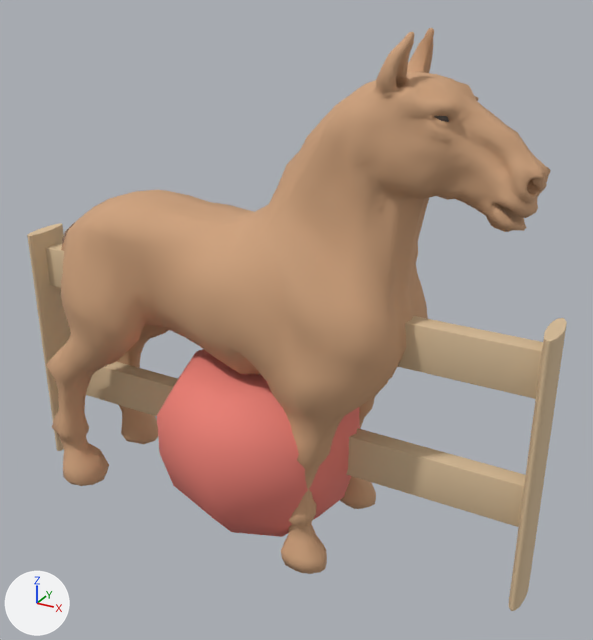
What one commit did to the Blender file art/horse.blend.
The view is the same before and after, from a 50 mm lens placed at (0.679, -1.11, 0.96), pointed at (0.061, 0.014, 0.398). Lighting does not change. The marker at lower left points along +X, +Y and +Z. The picture after the commit comes second.

Script lines for the objects in view, before the commit:
```python
mat_fruit = principled_material('Fruit')
mat_fruit.base_color = (0.86, 0.22, 0.18)  # red #ef8176
mat_fruit.roughness = 0.8
mat_hide = principled_material('Hide')
mat_hide.base_color = (0.62, 0.36, 0.2)  # brown #cea27c
mat_hide.roughness = 0.8
mat_timber = principled_material('Timber')
mat_timber.base_color = (0.7, 0.52, 0.32)  # beige #dabf99
mat_timber.roughness = 0.8
me_apple_fruit = bpy.data.meshes.new('Apple_Fruit')
me_apple_fruit.from_pydata(...)  # 58 vertices, 56 faces; spans x -0.186..0.186, y -0.186..0.186, z 0.0..0.321
me_apple_fruit.polygons.foreach_set('use_smooth', [True] * 56)
me_apple_fruit.materials.append(mat_fruit)  # red #ef8176
me_fence_timber_001 = bpy.data.meshes.new('Fence_Timber.001')
me_fence_timber_001.from_pydata(...)  # 612 vertices, 600 faces; spans x -0.5..0.5, y -0.045..0.045, z 0.0..0.48
me_fence_timber_001.polygons.foreach_set('use_smooth', [True] * 600)
me_fence_timber_001.materials.append(mat_timber)  # beige #dabf99
me_horse_body = bpy.data.meshes.new('Horse_Body')
me_horse_body.from_pydata(...)  # 3865 vertices, 3866 faces; spans x -0.45..0.45, y -0.149..0.149, z 0.0..0.874
me_horse_body.polygons.foreach_set('use_smooth', [True] * 3866)
me_horse_body.materials.append(mat_hide)  # brown #cea27c
ob_apple_fruit = bpy.data.objects.new('Apple_Fruit', me_apple_fruit)
ob_apple_fruit.location = (0.0, 0.0, 0.0)
ob_fence_timber = bpy.data.objects.new('Fence_Timber', me_fence_timber_001)
ob_fence_timber.location = (0.0, 0.0, 0.0)
_m = ob_fence_timber.modifiers.new('Bevel', 'BEVEL')
_m.width = 0.006
_m.width_pct = 0.006
_m.segments = 2
ob_horse_body = bpy.data.objects.new('Horse_Body', me_horse_body)
ob_horse_body.location = (0.0, 0.0, 0.0)
```
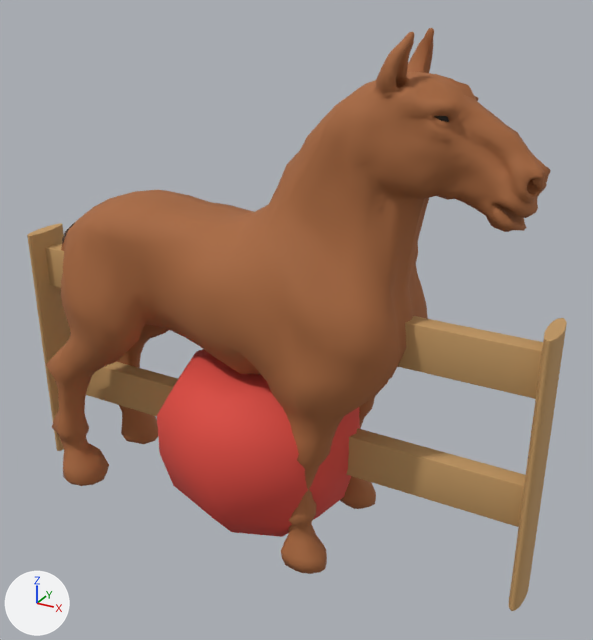
Pixel boxes [x1, y1, x2, y2] of what changed, in the pictures (593 x 640 px):
'Horse_Body', recoloured (darker): [46, 28, 550, 574] in both
'Fence_Timber', recoloured: [27, 223, 567, 611] in both
'Apple_Fruit', recoloured (darker): [157, 349, 360, 537] in both

The change, as a diff of the scene's bpy script:
```diff
--- a/art/horse.blend.py
+++ b/art/horse.blend.py
@@ mat_hide @@
 mat_hide = principled_material('Hide')
-mat_hide.base_color = (0.62, 0.36, 0.2)  # brown #cea27c
+mat_hide.base_color = (0.392, 0.138, 0.0452)  # brown #a8683c
 mat_hide.roughness = 0.8
@@ mat_timber @@
 mat_timber = principled_material('Timber')
-mat_timber.base_color = (0.7, 0.52, 0.32)  # beige #dabf99
+mat_timber.base_color = (0.552, 0.323, 0.125)  # orange #c49a63
 mat_timber.roughness = 0.8
@@ mat_fruit @@
 mat_fruit = principled_material('Fruit')
-mat_fruit.base_color = (0.86, 0.22, 0.18)  # red #ef8176
+mat_fruit.base_color = (0.745, 0.0685, 0.0497)  # red #e04a3f
 mat_fruit.roughness = 0.8
```
